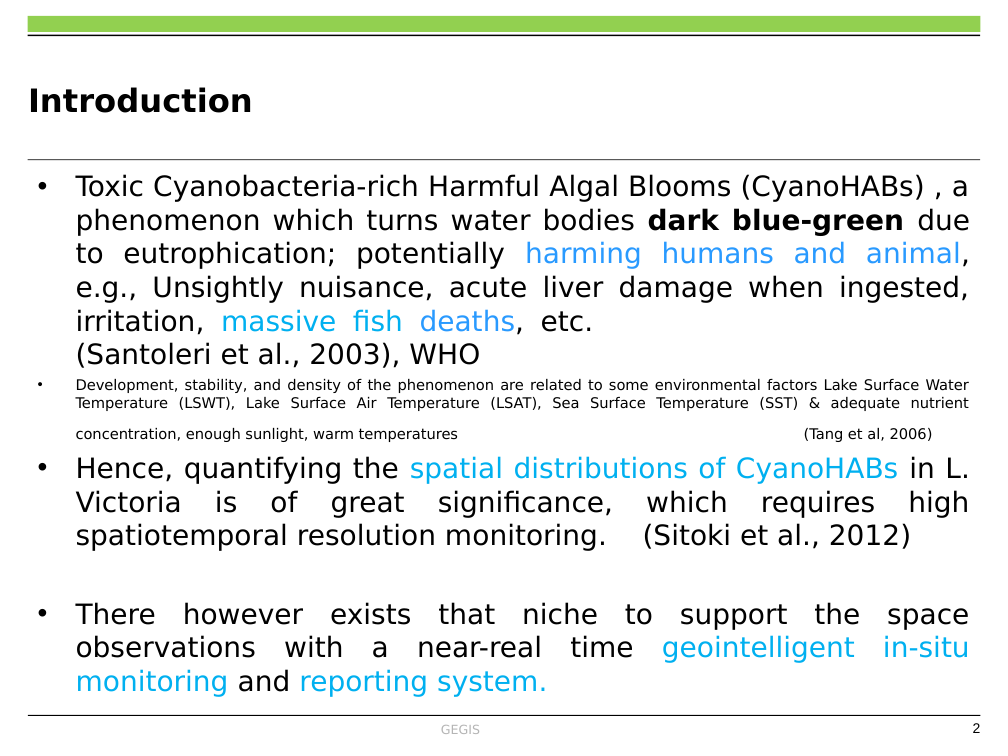
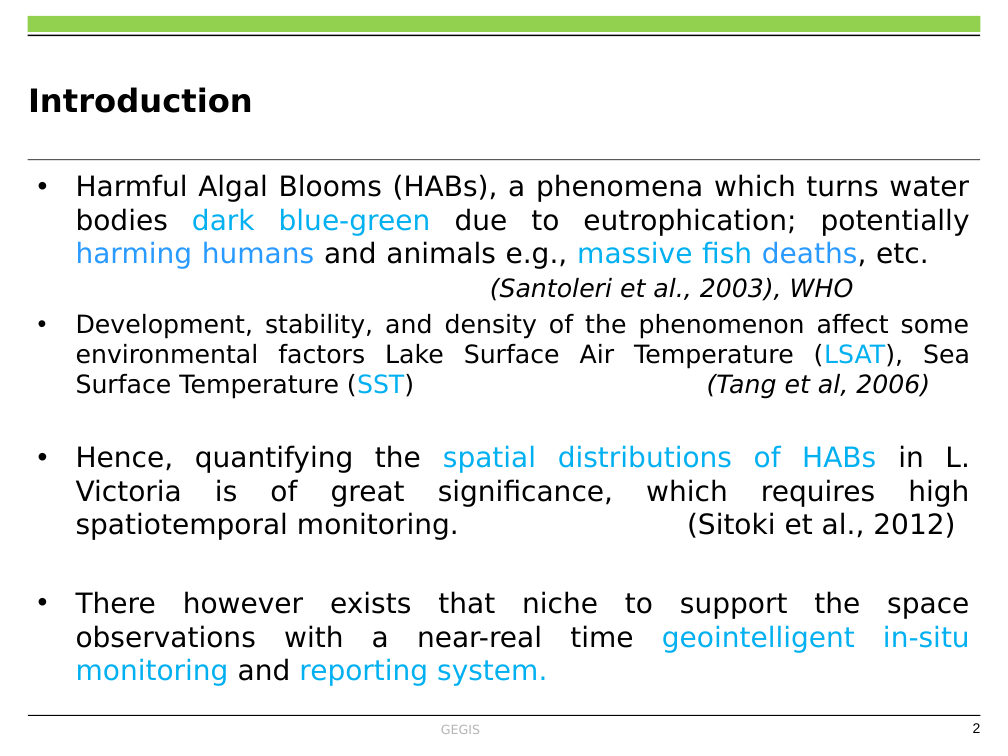
Before and after one commit to OkomoJacob/FinalYearProject, a slide deck: slide 2 of Dr. E Nduati, Superviser/Submissions/ENC222-0149_2017_OKOMO_JACOB_OKELLO_V3.pptx. Drawn at 1008x756 pixels with LibreOffice and Linux fonts; fonts in the diff are those of the drawing; background and template pictures are left out. Boxes give left, top, right and bottom in pixels: in the first picture for what was removed or moved away, otherwise in the second. Text is boxed around its words. In the diff, an @@ line names an element or a change of style, - is before the commit and + after.

```diff
--- a/Dr. E Nduati, Superviser/Submissions/ENC222-0149_2017_OKOMO_JACOB_OKELLO_V3.pptx
+++ b/Dr. E Nduati, Superviser/Submissions/ENC222-0149_2017_OKOMO_JACOB_OKELLO_V3.pptx
@@ text at (x1=76, y1=174, x2=970, y2=540): text changed @@
-• Toxic Cyanobacteria-rich Harmful Algal Blooms (CyanoHABs) , a phenomenon which turns water bodies dark blue-green due to eutrophication; potentially harming humans and animal, e.g., Unsightly nuisance, acute liver damage when ingested, irritation, massive fish deaths, etc. (Santoleri et al., 2003), WHO
-• Development, stability, and density of the phenomenon are related to some environmental factors Lake Surface Water Temperature (LSWT), Lake Surface Air Temperature (LSAT), Sea Surface Temperature (SST) & adequate nutrient concentration, enough sunlight, warm temperatures (Tang et al, 2006)
-• Hence, quantifying the spatial distributions of CyanoHABs in L. Victoria is of great significance, which requires high spatiotemporal resolution monitoring. (Sitoki et al., 2012)
+• Harmful Algal Blooms (HABs), a phenomena which turns water bodies dark blue-green due to eutrophication; potentially harming humans and animals e.g., massive fish deaths, etc. (Santoleri et al., 2003), WHO
+• Development, stability, and density of the phenomenon affect some environmental factors Lake Surface Air Temperature (LSAT), Sea Surface Temperature (SST) (Tang et al, 2006)
+• Hence, quantifying the spatial distributions of HABs in L. Victoria is of great significance, which requires high spatiotemporal monitoring. (Sitoki et al., 2012)
```
Also in this commit, not shown: 8 other slides changed, 8 slides added, 3 slides removed, 1 other file.
